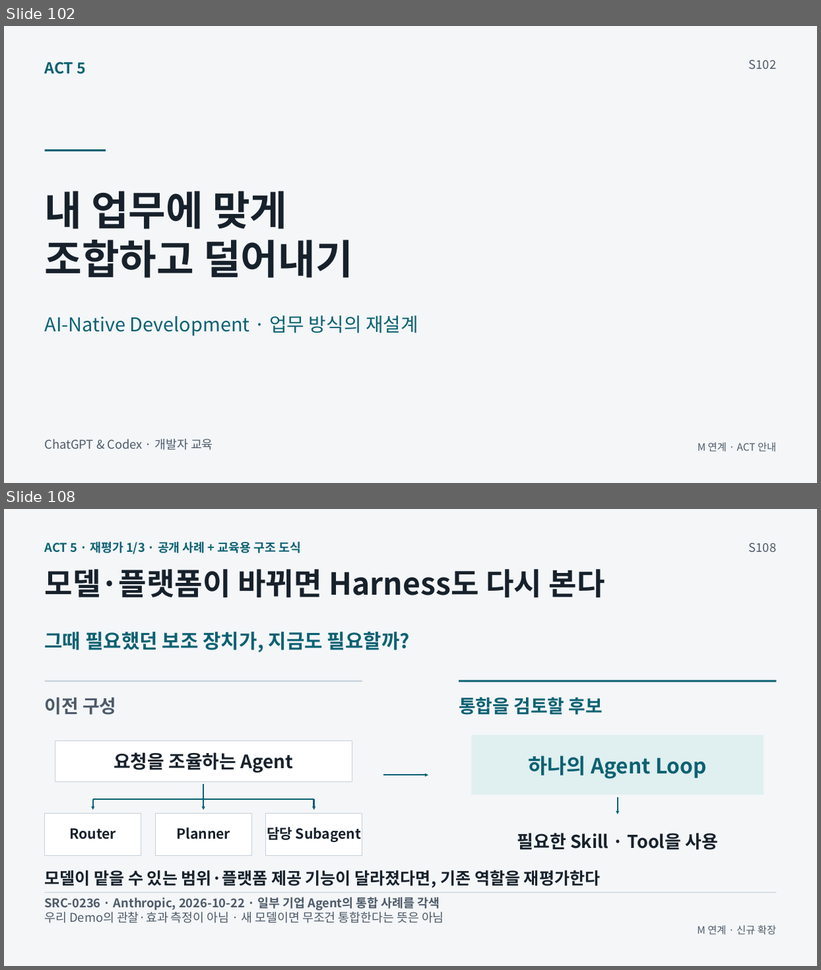
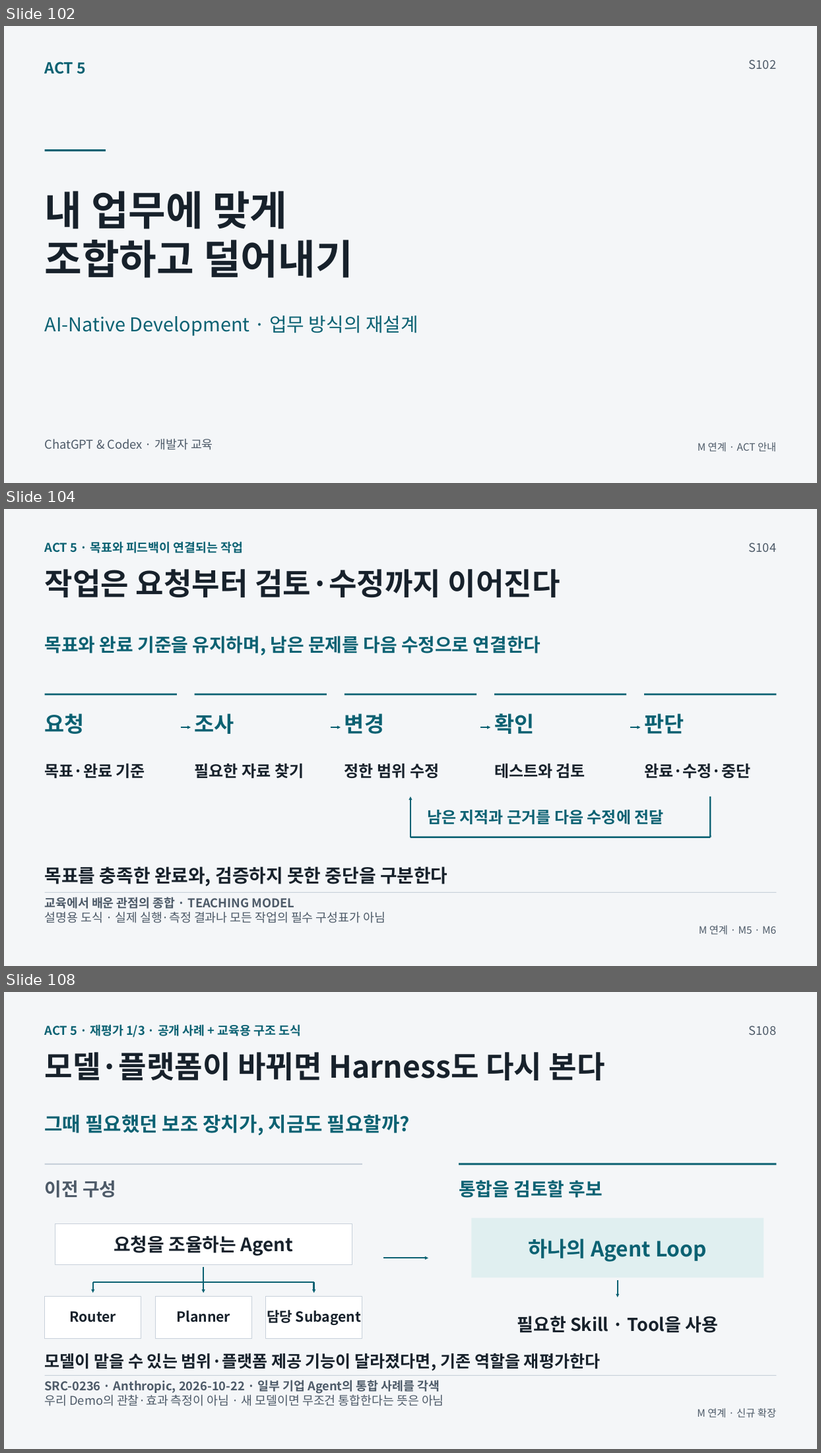
Before and after one commit to GideokKim/ai-dev-training, a slide deck: production/AI_Dev_Training_Full.pptx. Shown one above the other, each under a label of ours: slides 102 and 108 before the commit, slides 102, 104 and 108 after it; the slides between them are not shown. The pictures are 821x970 and 821x1453 pixels, drawn with LibreOffice and Linux fonts; fonts in the diff are those of the drawing. Boxes give left, top, right and bottom in pixels: in the first picture for what was removed or moved away, otherwise in the second. Text is boxed around its words. In the diff, an @@ line names an element or a change of style, - is before the commit and + after.

```diff
--- a/production/AI_Dev_Training_Full.pptx
+++ b/production/AI_Dev_Training_Full.pptx
@@ slide 104 added at <box>4,509,817,966</box>, background #F4F6F8 @@
@@ text added at <box>45,541,243,553</box>, 14.2 pt, text #0B6172, bold @@
+ACT 5 · 목표와 피드백이 연결되는 작업
@@ text added at <box>749,543,776,552</box>, 14.2 pt, text #4D5A68 @@
+S104
@@ text added at <box>45,569,560,597</box>, 36 pt, text #17212B, bold @@
+작업은 요청부터 검토·수정까지 이어진다
@@ text added at <box>45,636,541,656</box>, 21.8 pt, text #0B6172, bold @@
+목표와 완료 기준을 유지하며, 남은 문제를 다음 수정으로 연결한다
@@ line added from (45, 694) to (177, 694), #0B6172 2.25 pt @@
@@ line added from (194, 694) to (327, 694), #0B6172 2.25 pt @@
@@ line added from (345, 694) to (477, 694), #0B6172 2.25 pt @@
@@ line added from (494, 694) to (627, 694), #0B6172 2.25 pt @@
@@ line added from (644, 694) to (777, 694), #0B6172 2.25 pt @@
@@ text added at <box>45,714,85,734</box>, 25.5 pt, text #0B6172, bold @@
+요청
@@ text added at <box>195,714,234,734</box>, 25.5 pt, text #0B6172, bold @@
+조사
@@ text added at <box>345,714,384,734</box>, 25.5 pt, text #0B6172, bold @@
+변경
@@ text added at <box>494,714,534,734</box>, 25.5 pt, text #0B6172, bold @@
+확인
@@ text added at <box>644,714,684,734</box>, 25.5 pt, text #0B6172, bold @@
+판단
@@ arrow added from (181, 727) to (191, 727), #0B6172 1.88 pt @@
@@ arrow added from (330, 727) to (341, 727), #0B6172 1.88 pt @@
@@ arrow added from (481, 727) to (491, 727), #0B6172 1.88 pt @@
@@ arrow added from (630, 727) to (641, 727), #0B6172 1.88 pt @@
@@ text added at <box>45,764,145,778</box>, 18.8 pt, text #17212B, bold @@
+목표·완료 기준
@@ text added at <box>195,764,304,778</box>, 18.8 pt, text #17212B, bold @@
+필요한 자료 찾기
@@ text added at <box>345,764,439,778</box>, 18.8 pt, text #17212B, bold @@
+정한 범위 수정
@@ text added at <box>494,764,585,778</box>, 18.8 pt, text #17212B, bold @@
+테스트와 검토
@@ text added at <box>644,764,750,778</box>, 18.8 pt, text #17212B, bold @@
+완료·수정·중단
@@ arrow added from (411, 838) to (411, 797), #0B6172 1.88 pt @@
@@ line added from (710, 797) to (710, 838), #0B6172 1.88 pt @@
@@ text added at <box>427,810,664,824</box>, 18.8 pt, text #0B6172, bold @@
+남은 지적과 근거를 다음 수정에 전달
@@ line added from (411, 838) to (710, 838), #0B6172 1.88 pt @@
@@ text added at <box>45,867,448,887</box>, 21.8 pt, text #17212B, bold @@
+목표를 충족한 완료와, 검증하지 못한 중단을 구분한다
@@ line added from (45, 892) to (777, 892), #C7D0DA 0.75 pt @@
@@ text added at <box>45,897,295,909</box>, 14.2 pt, text #4D5A68, bold @@
+교육에서 배운 관점의 종합 · TEACHING MODEL
@@ text added at <box>45,912,385,923</box>, 14.2 pt, text #4D5A68 @@
+설명용 도식 · 실제 실행·측정 결과나 모든 작업의 필수 구성표가 아님
@@ text added at <box>699,925,776,935</box>, 12 pt, text #4D5A68 @@
+M 연계 · M5 · M6
```
Also in this commit, not shown: 3 slides changed, 1 other slide added, 2 slides removed, 51 other files.
